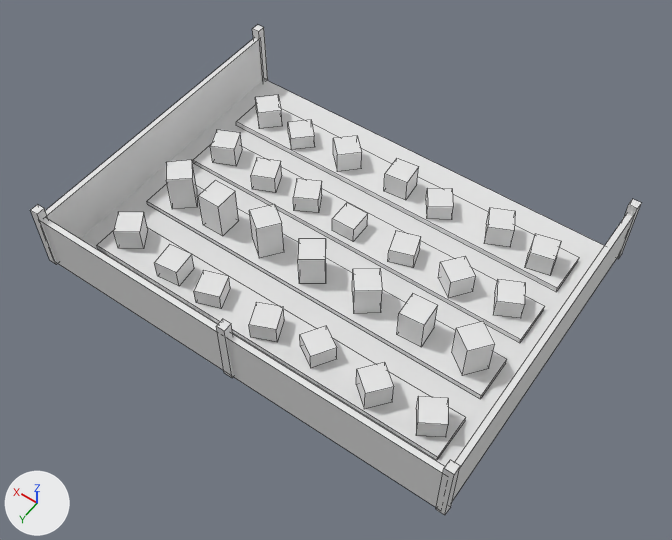
Before and after pictures for a commit that changed the FBX model unity/TinyConsequences2/Assets/TC2/Game/Resources/TC2Models/garden.fbx.
Rendered twice from a camera (50 mm lens) standing at (-4.51, 6.34, 9.67) and looking at (-0.21, 0.32, 0.2). Lighting does not change. The marker at lower left points along +X, +Y and +Z. The older version comes first. Mesh edges are drawn as thin lines. Where no turn or scale is listed for an object, it has been applied to the vertices.

The scene before the commit, as lines of its bpy script (objects in view):
```python
me_garden = bpy.data.meshes.new('garden')
me_garden.from_pydata(...)  # 328 vertices, 246 faces; spans x -3.06..3.06, y -2.26..2.26, z 0.0..1.0
ob_garden = bpy.data.objects.new('garden', me_garden)
ob_garden.location = (0.0, 0.0, 0.0)
```
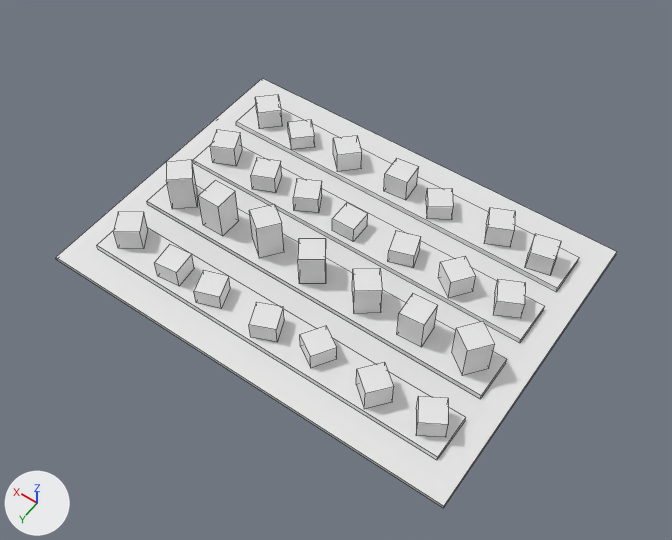
Edits to the bpy script that builds the scene:
```text
Change me_garden:
    used by ob_garden; location = (0.0, 0.0, 0.0)
    remove me_garden.from_pydata(...)  # 328 vertices, 246 faces; spans x -3.06..3.06, y -2.26..2.26, z 0.0..1.0
    add me_garden.from_pydata(...)  # 264 vertices, 198 faces; spans x -3.0..3.0, y -2.2..2.2, z 0.0..0.71
    me_garden part 1: 8 loose pieces with 64 vertices, spanning x -3.06..3.06, y -2.26..2.26, z 0.0..1.0, are deleted
```

Location of each change, [x1, y1, x2, y2] in pixels of the pictures (672 x 540 px):
'garden', reshaped (8% narrower, 12% shorter): before [31, 25, 641, 515]; after [56, 78, 617, 508]
part 1 of me_garden, deleted: before [31, 25, 641, 515]
